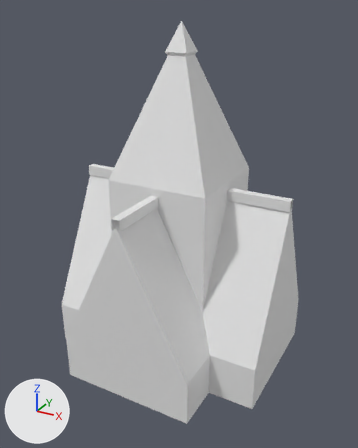
Before and after pictures for a commit that changed the FBX model Demonic Tribute/Assets/Models/Modulair assets/RoofChurch4Sided.fbx.
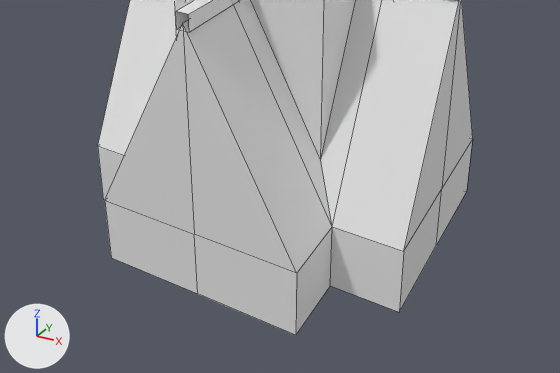
There are two pictures of each version: one whole from a camera (50 mm lens) standing at (4.98, -9.16, 4.33) and looking at (0.06, -0.22, -0.14), one close up on the part from 0% to 99% of the width and 47% to 100% of the height. The axes (+X, +Y, +Z) are drawn at lower left. The lights are the same throughout. The close-ups show mesh edges as thin lines. Where no turn or scale is listed for an object, it has been applied to the vertices.
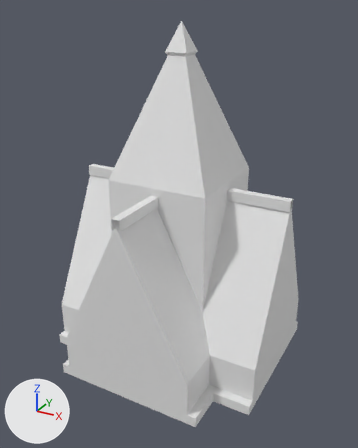
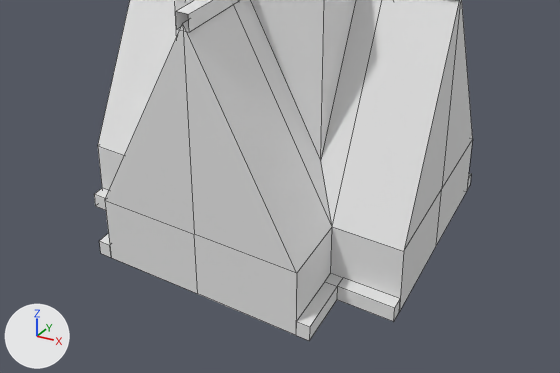
The newer file is also turned or shifted as a whole; pictures and numbers use the older file's frame.

Location of each change, [x1, y1, x2, y2] in pixels of the close-ups (560 x 373 px):
'Cube.013', reshaped: before [98, 0, 473, 335]; after [94, 0, 473, 341]
part 1 of me_cube_042, added: after [94, 188, 111, 257]
part 2 of me_cube_042, added: after [296, 273, 400, 341]

The change, as a diff of the scene's bpy script:
```diff
--- a/Demonic Tribute/Assets/Models/Modulair assets/RoofChurch4Sided.fbx.py
+++ b/Demonic Tribute/Assets/Models/Modulair assets/RoofChurch4Sided.fbx.py
@@ me_cube_042 @@
 # used by ob_cube_013; location = (0.0, 0.0, 0.0)
-me_cube_042.from_pydata(...)  # 105 vertices, 88 faces; spans x -2.5..2.5, y -2.5..2.5, z -3.33..4.07
+me_cube_042.from_pydata(...)  # 169 vertices, 128 faces; spans x -2.5..2.5, y -2.5..2.5, z -3.33..4.07
+# me_cube_042 part 1: a new loose piece of 16 vertices spanning x -2.5..-1.5, y -2.5..-1.5, z -3.33..-3.11
+# me_cube_042 part 2: a new loose piece of 16 vertices spanning x 1.5..2.5, y -2.5..-1.5, z -3.33..-3.11
```
